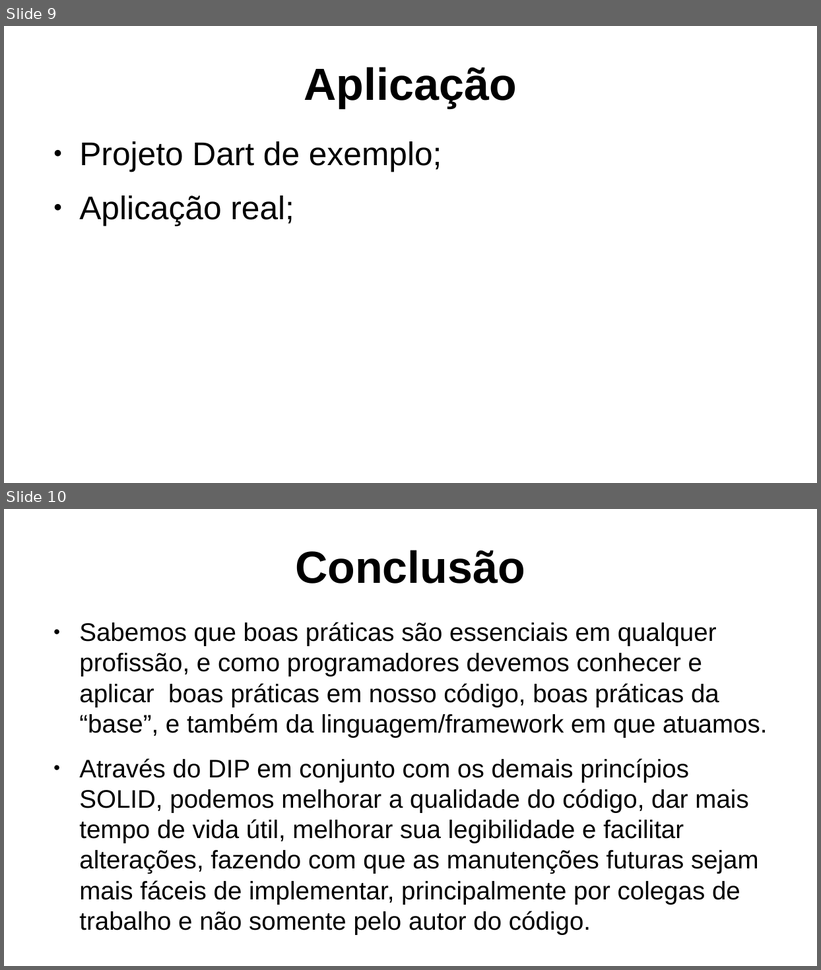
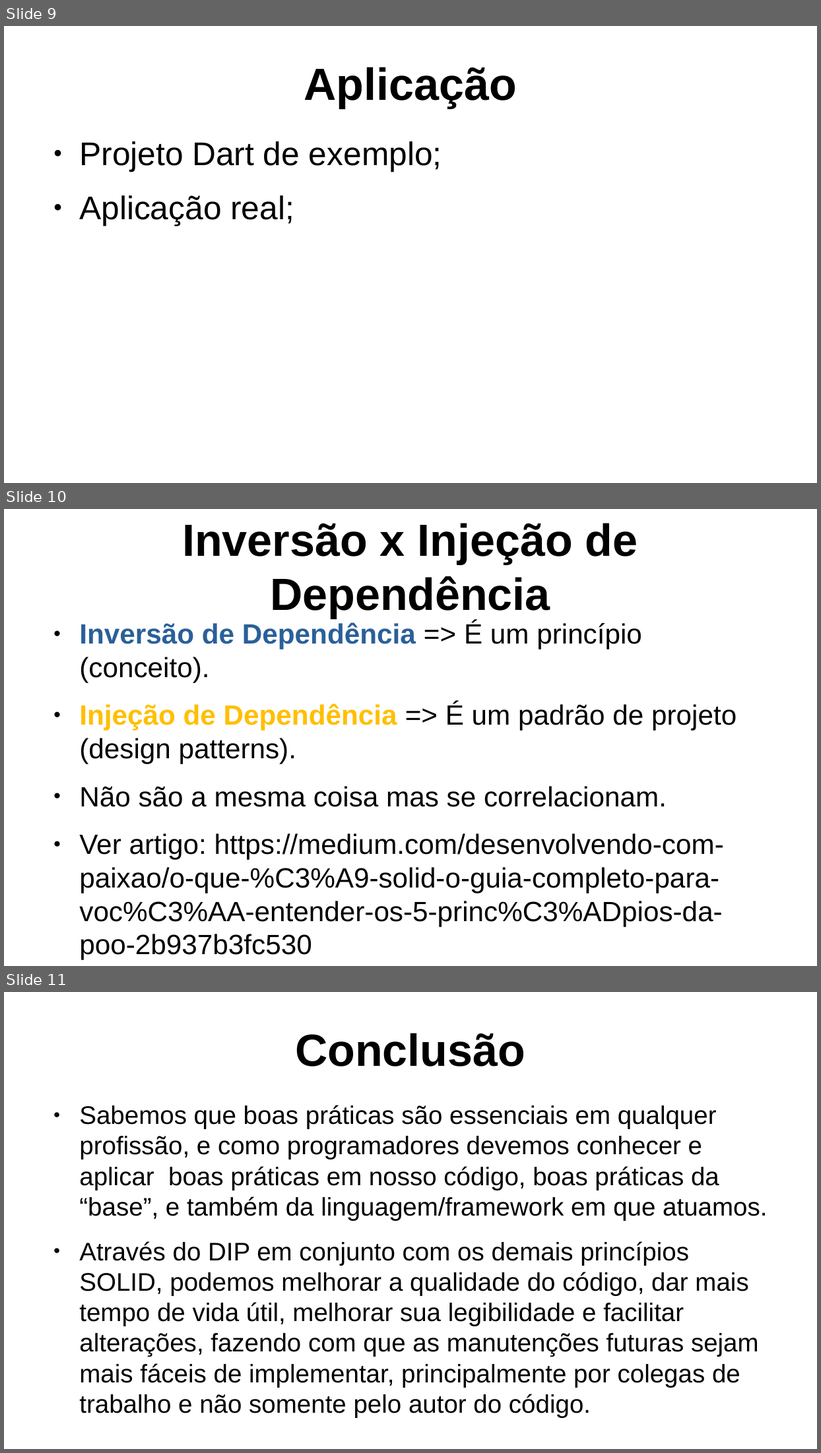
Before and after one commit to matheusjferreira/dart-dip, a slide deck: src/dip_apresentacao.odp. Shown one above the other, each under a label of ours: slides 9 and 10 before the commit, slides 9, 10 and 11 after it. The pictures are 821x970 and 821x1453 pixels, drawn with LibreOffice and Linux fonts; fonts in the diff are those of the drawing. Boxes give left, top, right and bottom in pixels: in the first picture for what was removed or moved away, otherwise in the second. Text is boxed around its words. In the diff, an @@ line names an element or a change of style, - is before the commit and + after.

```diff
--- a/src/dip_apresentacao.odp
+++ b/src/dip_apresentacao.odp
@@ slide 10 added at box(4, 509, 817, 966), background #FFFFFF @@
@@ title added at box(182, 523, 638, 619), 44 pt, text #000000, bold @@
+Inversão x Injeção de Dependência
@@ text added at box(79, 621, 737, 960), 27.2 pt, text #000000 @@
+● Inversão de Dependência => É um princípio (conceito).
+● Injeção de Dependência => É um padrão de projeto (design patterns).
+● Não são a mesma coisa mas se correlacionam.
+● Ver artigo: https://medium.com/desenvolvendo-com-paixao/o-que-%C3%A9-solid-o-guia-completo-para-voc%C3%AA-entender-os-5-princ%C3%ADpios-da-poo-2b937b3fc530
@@ what was slide 10 is now slide 11 @@
```
Also in this commit, not shown: 1 slide changed.
